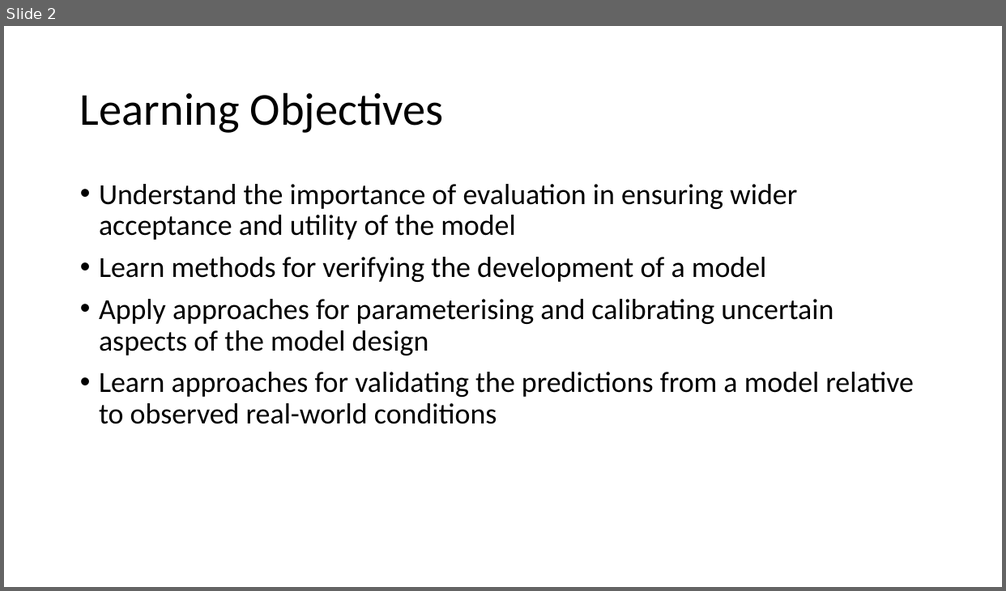
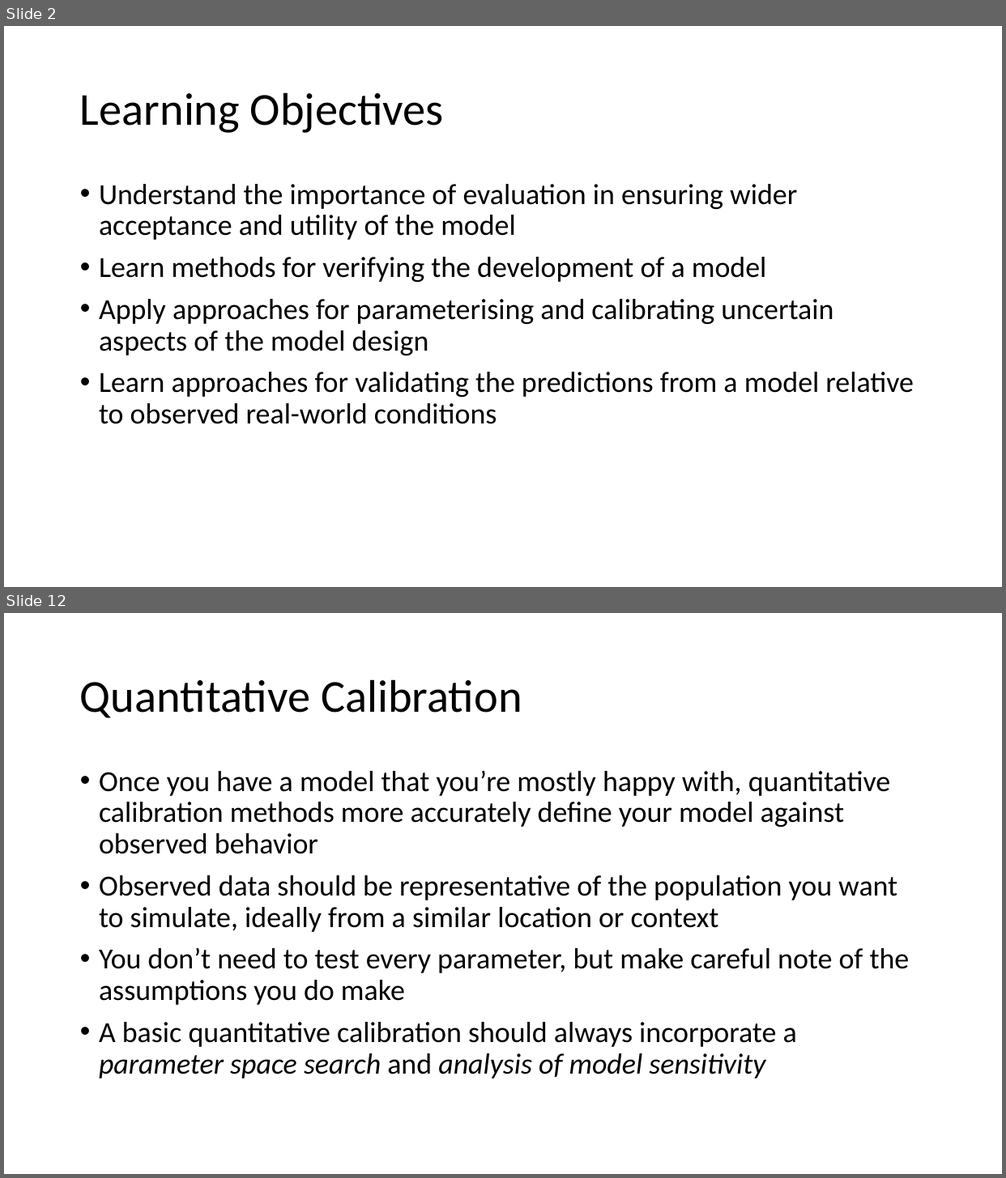
Before and after one commit to abmgis/abmgis, a slide deck: Chapter10-EvaluatingModels/Chapter10.pptx. Shown one above the other, each under a label of ours: slide 2 before the commit, slides 2 and 12 after it; the slides between them are not shown. The pictures are 1006x591 and 1006x1178 pixels, drawn with LibreOffice and Linux fonts; fonts in the diff are those of the drawing. Boxes give left, top, right and bottom in pixels: in the first picture for what was removed or moved away, otherwise in the second. Text is boxed around its words. In the diff, an @@ line names an element or a change of style, - is before the commit and + after.

```diff
--- a/Chapter10-EvaluatingModels/Chapter10.pptx
+++ b/Chapter10-EvaluatingModels/Chapter10.pptx
@@ slide 12 added at bbox=[4, 613, 1002, 1174], background #FFFFFF @@
@@ title added at bbox=[80, 679, 522, 718], 44 pt, text #000000 @@
+Quantitative Calibration
@@ text added at bbox=[99, 771, 910, 1079], 28 pt, text #000000 @@
+• Once you have a model that you’re mostly happy with, quantitative calibration methods more accurately define your model against observed behavior
+• Observed data should be representative of the population you want to simulate, ideally from a similar location or context
+• You don’t need to test every parameter, but make careful note of the assumptions you do make
+• A basic quantitative calibration should always incorporate a parameter space search and analysis of model sensitivity
```
Also in this commit, not shown: 2 slides changed, 12 other slides added, 1 slide removed.
